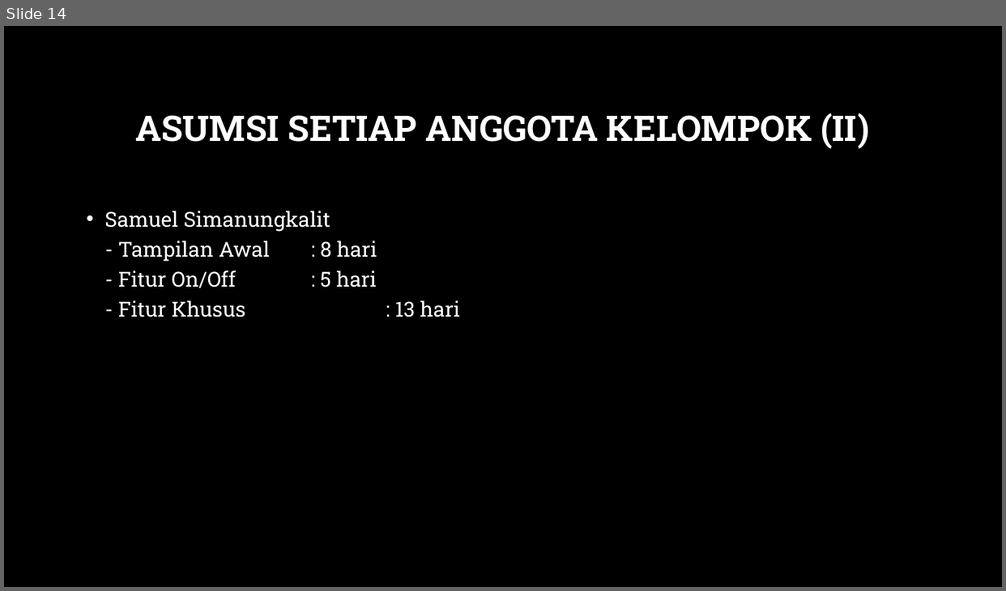
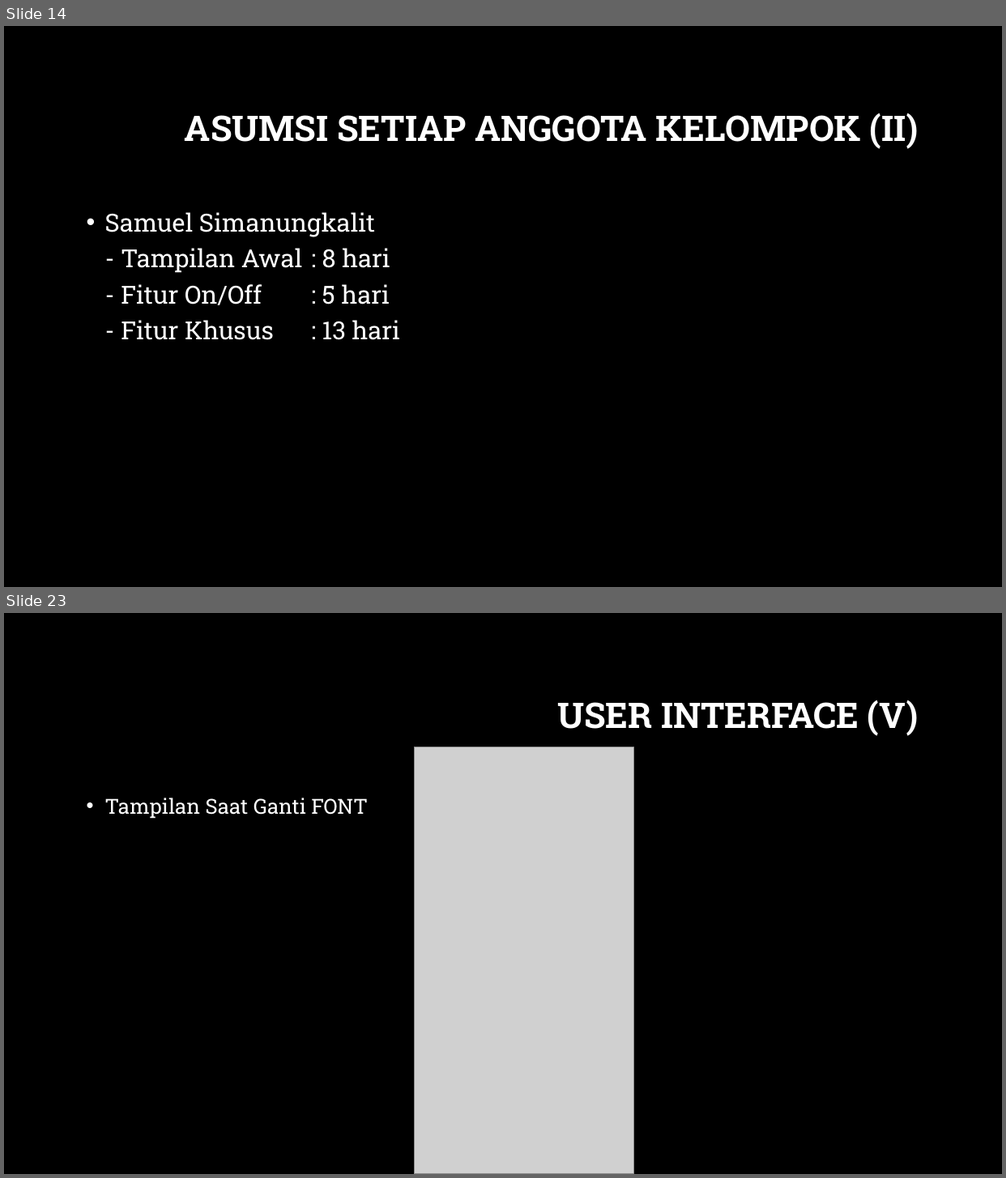
Before and after one commit to davidbezalel/test, a slide deck: bahanPresentasi.pptx. Shown one above the other, each under a label of ours: slide 14 before the commit, slides 14 and 23 after it; the slides between them are not shown. The pictures are 1006x591 and 1006x1178 pixels, drawn with LibreOffice and Linux fonts; fonts in the diff are those of the drawing; grey boxes stand for pictures; background and template pictures are left out. Boxes give left, top, right and bottom in pixels: in the first picture for what was removed or moved away, otherwise in the second. Text is boxed around its words. In the diff, an @@ line names an element or a change of style, - is before the commit and + after.

```diff
--- a/bahanPresentasi.pptx
+++ b/bahanPresentasi.pptx
@@ slide 23 added at [4,613,1002,1174], background picture (left out) @@
@@ title added at [558,700,918,736], 34 pt, text #FFFFFF, bold @@
+USER INTERFACE (V)
@@ picture added at [414,747,633,1174] @@
@@ text added at [105,798,368,819], 20 pt, text #FFFFFF @@
+• Tampilan Saat Ganti FONT
@@ slide 14 changed as well @@
@@ title "ASUMSI SETIAP ANGGOTA KELOMPOK (II)" at [185,113,918,149]: alignment centre to right @@
@@ text "Samuel Simanungkalit - Tampilan Awal ..." at [105,212,400,340]: size 20 to 24 pt @@
```
Also in this commit, not shown: 9 other slides changed, 6 other slides added.
